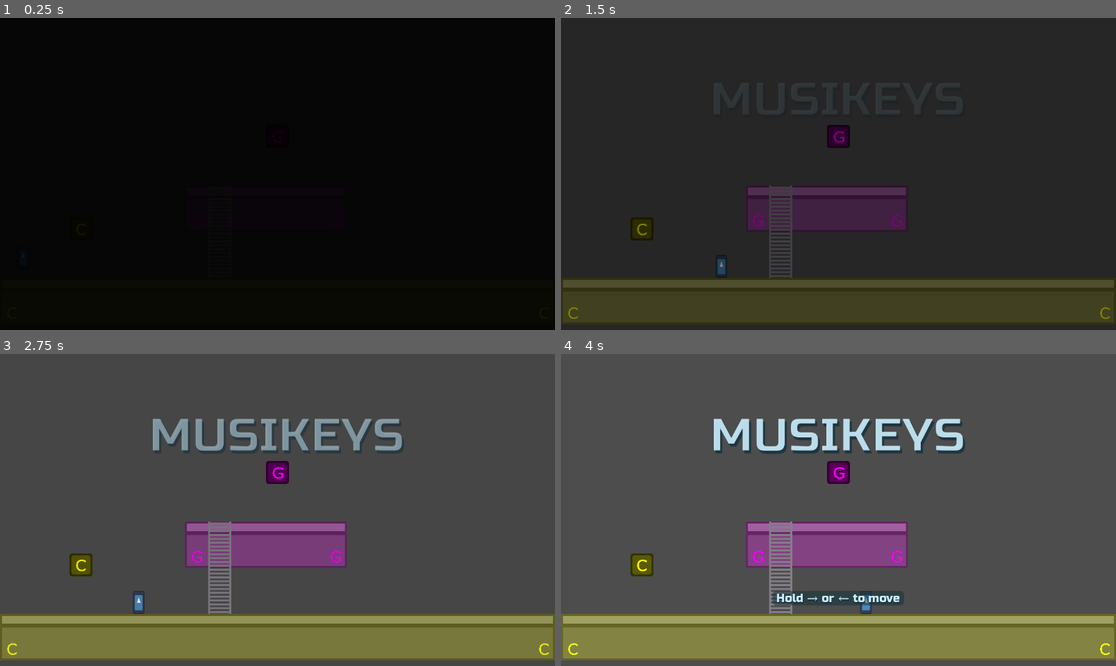
Above: before the commit, frames 1-4 (two rows, left to right).
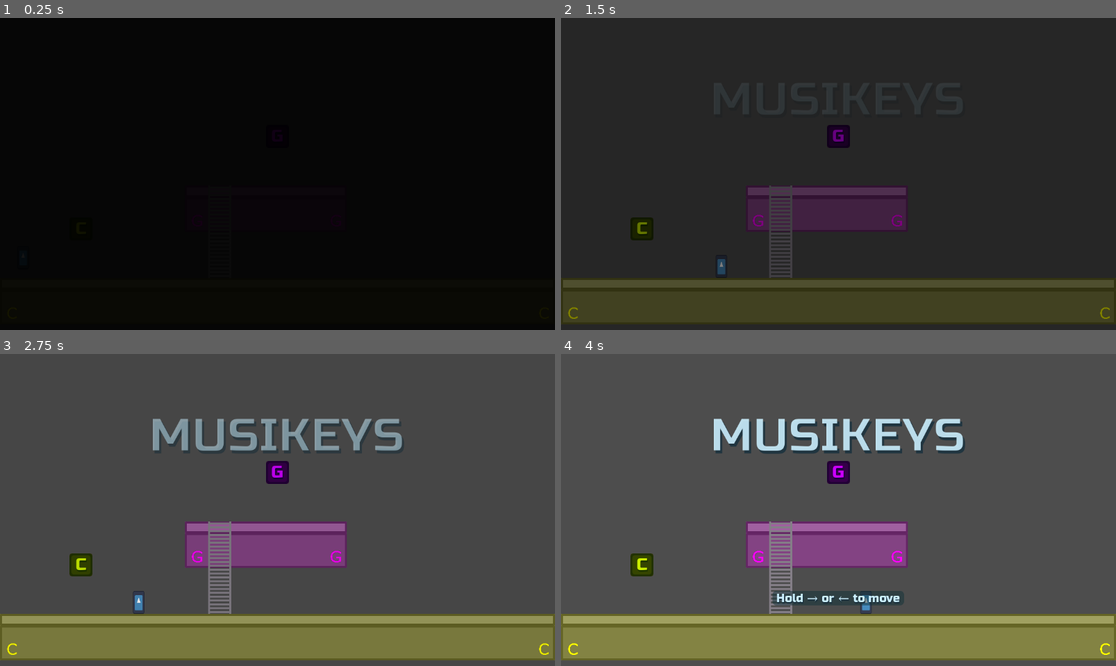
Above: after the commit, the same moments.

Repository: nicom7/game-off-2023
Game: Godot game, scene res://main.tscn
Two runs of this game, one before a commit and one after it. Both use one fixed random seed, a clock stepped at 60 frames per second and the inputs below. The engine's default icon, where the game draws it, is replaced by a stand-in: a white triangle on a blue panel in a dark square.
Inputs:
- Up to frame 1 (0.25 s): no input
- Up to frame 2 (1.5 s): tap Enter at 0.5 s; hold Right (ui_right) from 0.53 s (still down)
- Up to frame 3 (2.75 s): release Right (ui_right) at 2.03 s; hold Left (ui_left) from 2.03 s (still down)
- Up to frame 4 (4 s): release Left (ui_left) at 2.78 s; hold Right (ui_right) from 2.78 s (still down); tap Space at 3.5 s

The runs differ from the first frame. In frame 2, 0.1% of the frame differs, in the area x 13-52%, y 35-70%; in frame 3, 0.4%; in frame 4, 0.4%, in the area x 12-52%, y 34-71%.

Commit message:
Switch block tone font improvement
- Use Label node instead of sprite for switch block tone text

Diff:
--- a/game_objects/switch_blocks/switch_block.gd
+++ b/game_objects/switch_blocks/switch_block.gd
@@ -45,8 +45,8 @@
 	if not is_node_ready():
 		return
 
-	modulate = Globals.tone_color[tone]
-	$Block/Tone.frame = tone
+	modulate = Globals.TONE_COLOR[tone]
+	$Block/ToneLabel.text = Globals.get_label_from_tone(tone)
 
 # Called when the node enters the scene tree for the first time.
 func _ready() -> void:
--- a/game_objects/switch_blocks/switch_block.tscn
+++ b/game_objects/switch_blocks/switch_block.tscn
@@ -1,9 +1,8 @@
-[gd_scene load_steps=13 format=3 uid="uid://dbwx5x1x0vi2d"]
+[gd_scene load_steps=12 format=3 uid="uid://dbwx5x1x0vi2d"]
 
 [ext_resource type="Script" path="res://game_objects/switch_blocks/switch_block.gd" id="1_22t1h"]
 [ext_resource type="PackedScene" uid="uid://c2igw674holmk" path="res://game_objects/audio/block_note_player.tscn" id="2_32ohu"]
 [ext_resource type="Texture2D" uid="uid://bfxbquwrra8m" path="res://sprites/block.png" id="2_ueuwi"]
-[ext_resource type="Texture2D" uid="uid://ce8lu3ux0xvwc" path="res://sprites/tones.png" id="3_bim2w"]
 
 [sub_resource type="RectangleShape2D" id="RectangleShape2D_qwe2d"]
 size = Vector2(48, 48)
@@ -92,12 +91,16 @@
 texture = ExtResource("2_ueuwi")
 centered = false
 
-[node name="Tone" type="Sprite2D" parent="Block"]
-texture = ExtResource("3_bim2w")
-centered = false
-hframes = 7
-region_enabled = true
-region_rect = Rect2(0, 0, 336, 48)
+[node name="ToneLabel" type="Label" parent="Block"]
+anchors_preset = 15
+anchor_right = 1.0
+anchor_bottom = 1.0
+grow_horizontal = 2
+grow_vertical = 2
+theme_override_font_sizes/font_size = 36
+text = "A"
+horizontal_alignment = 1
+vertical_alignment = 1
 
 [node name="HitVFX" type="Sprite2D" parent="Block"]
 modulate = Color(1, 1, 1, 0)
--- a/utils/globals.gd
+++ b/utils/globals.gd
@@ -23,7 +23,7 @@
 	G = 64,
 }
 
-const tone_color: Array[Color] = [
+const TONE_COLOR: Array[Color] = [
 	Color(1, 0, 0),
 	Color(1, 0.5, 0),
 	Color(1, 1, 0),
@@ -33,8 +33,13 @@
 	Color(1, 0, 1),
 ]
 
+const ACTION_SUFFIX: String = "_note"
+
+static func get_label_from_tone(tone: Tone) -> String:
+	return Tone.keys()[tone]
+
 static func get_action_from_tone(tone: Tone) -> String:
-	return Tone.keys()[tone] + "_note"
+	return get_label_from_tone(tone) + ACTION_SUFFIX
 
 static func get_notes_from_bitfield(notes: int) -> Array[Tone]:
 	var notes_array: Array[Tone] = []
